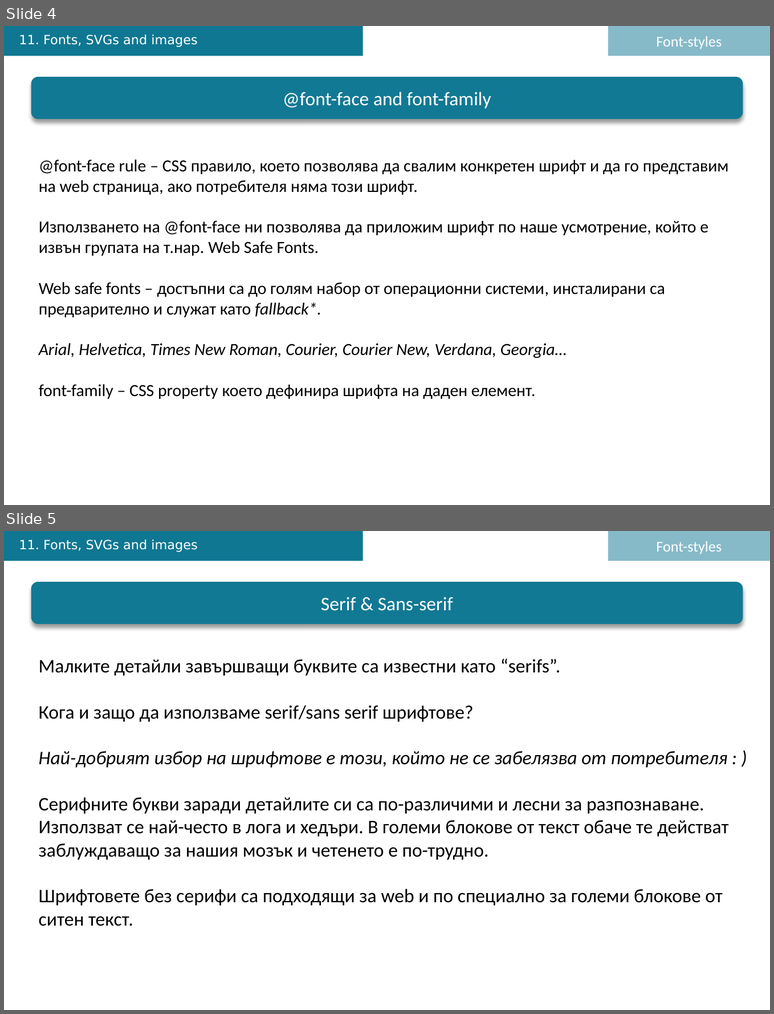
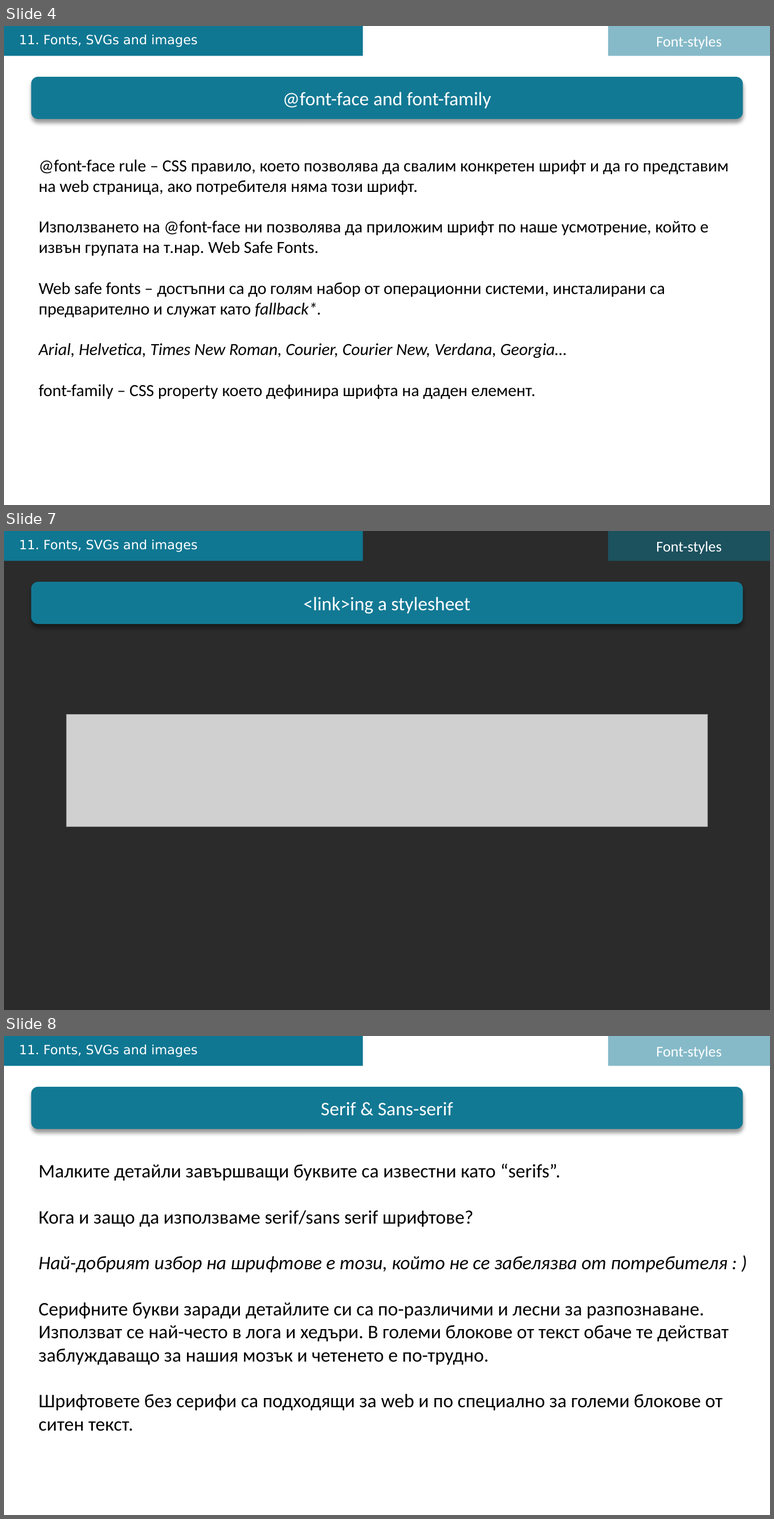
Before and after one commit to yavorStoilov/SwiftAcad, a slide deck: L9-Oct-28/fonts/FE-L9-Oct-28-fonts.pptx. Shown one above the other, each under a label of ours: slides 4 and 5 before the commit, slides 4, 7 and 8 after it; the slides between them are not shown. The pictures are 774x1014 and 774x1519 pixels, drawn with LibreOffice and Linux fonts; fonts in the diff are those of the drawing; grey boxes stand for pictures; background and template pictures are left out; a plain dark background stands for a picture behind light text. Boxes give left, top, right and bottom in pixels: in the first picture for what was removed or moved away, otherwise in the second. Text is boxed around its words. In the diff, an @@ line names an element or a change of style, - is before the commit and + after.

```diff
--- a/L9-Oct-28/fonts/FE-L9-Oct-28-fonts.pptx
+++ b/L9-Oct-28/fonts/FE-L9-Oct-28-fonts.pptx
@@ slide 7 added at (4,531,770,1010), background picture (left out) @@
@@ rectangle added at (4,531,363,561), fill #0F7792 @@
@@ text added at (19,540,197,552), 12 pt, text #FFFFFF @@
+11. Fonts, SVGs and images
@@ rectangle added at (608,531,770,561), fill #0F7792 at 50% opacity, 14 pt, text #FFFFFF @@
+Font-styles
@@ rounded rectangle added at (31,582,743,624), fill #127994, 18 pt, text #FFFFFF @@
+<link>ing a stylesheet
@@ picture added at (66,714,708,827) @@
@@ what was slide 5 is now slide 8 @@
```
Also in this commit, not shown: 2 other slides added.
